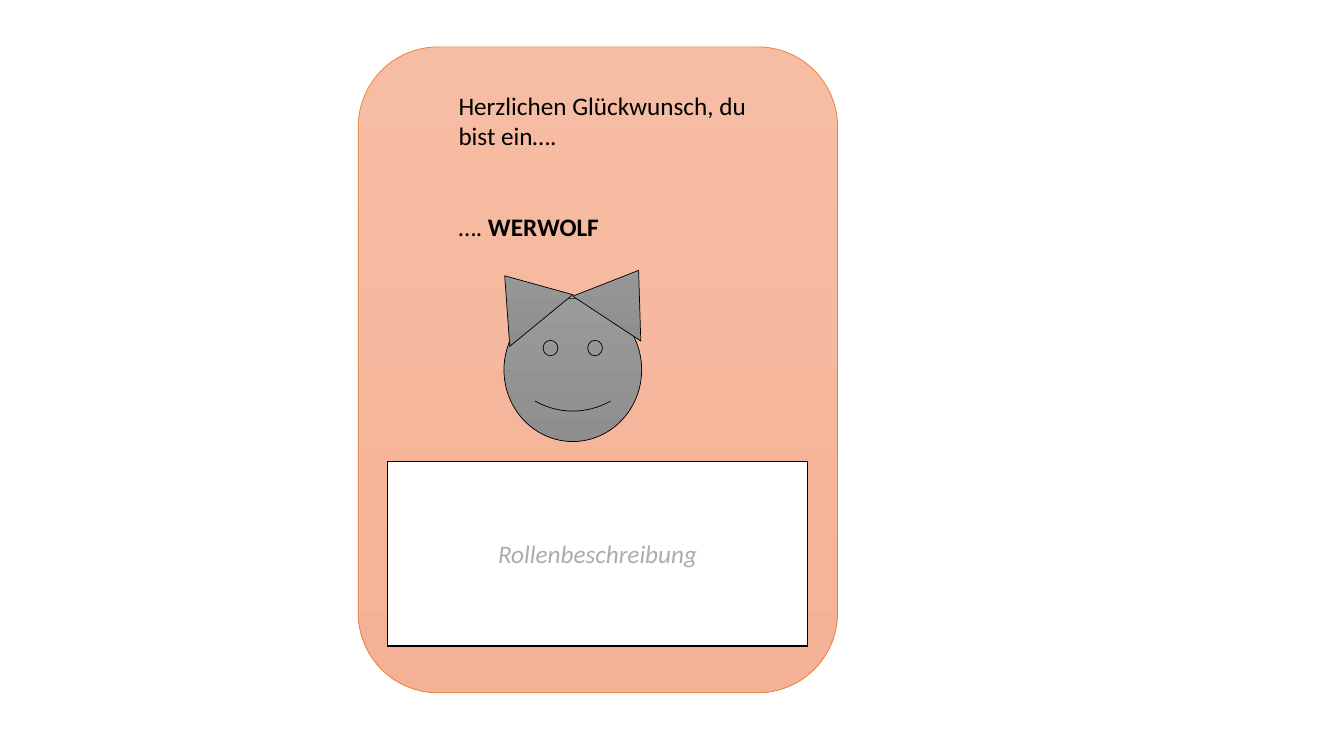
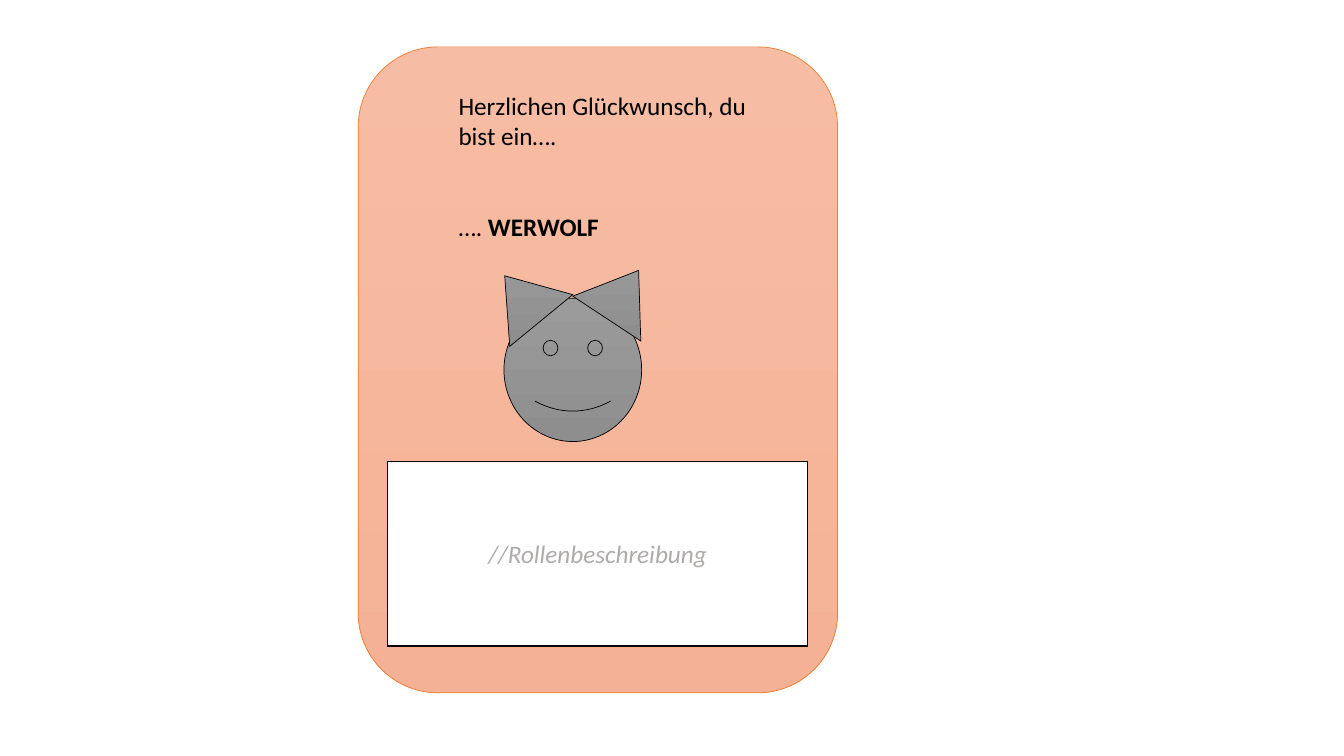
Before and after one commit to john-kloss/werwolf, a slide deck: slide 10 of VisualisierungProjekt.odp (slide 14 before the commit). Drawn at 1344x756 pixels with LibreOffice and Linux fonts; fonts in the diff are those of the drawing. Boxes give left, top, right and bottom in pixels: in the first picture for what was removed or moved away, otherwise in the second. Text is boxed around its words. In the diff, an @@ line names an element or a change of style, - is before the commit and + after.

```diff
--- a/VisualisierungProjekt.odp
+++ b/VisualisierungProjekt.odp
@@ text in freeform shape at (488,545,706,567): text changed @@
-Rollenbeschreibung
+//Rollenbeschreibung
```
Also in this commit, not shown: 3 other slides changed, 11 slides added, 18 slides removed.
